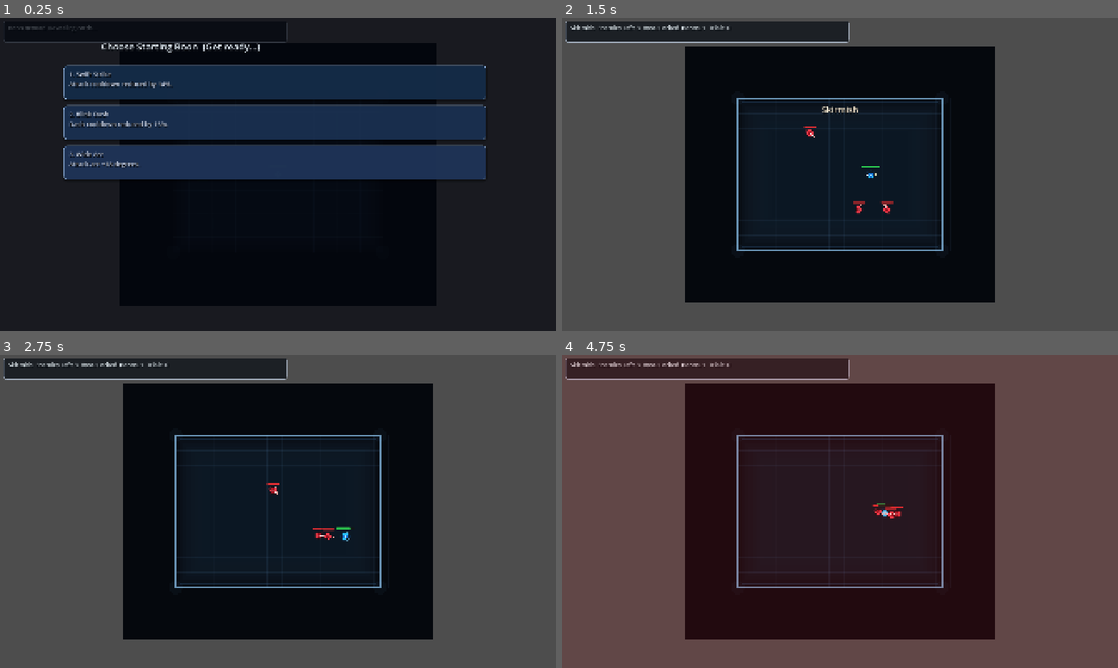
Above: before the commit, frames 1-4 (two rows, left to right).
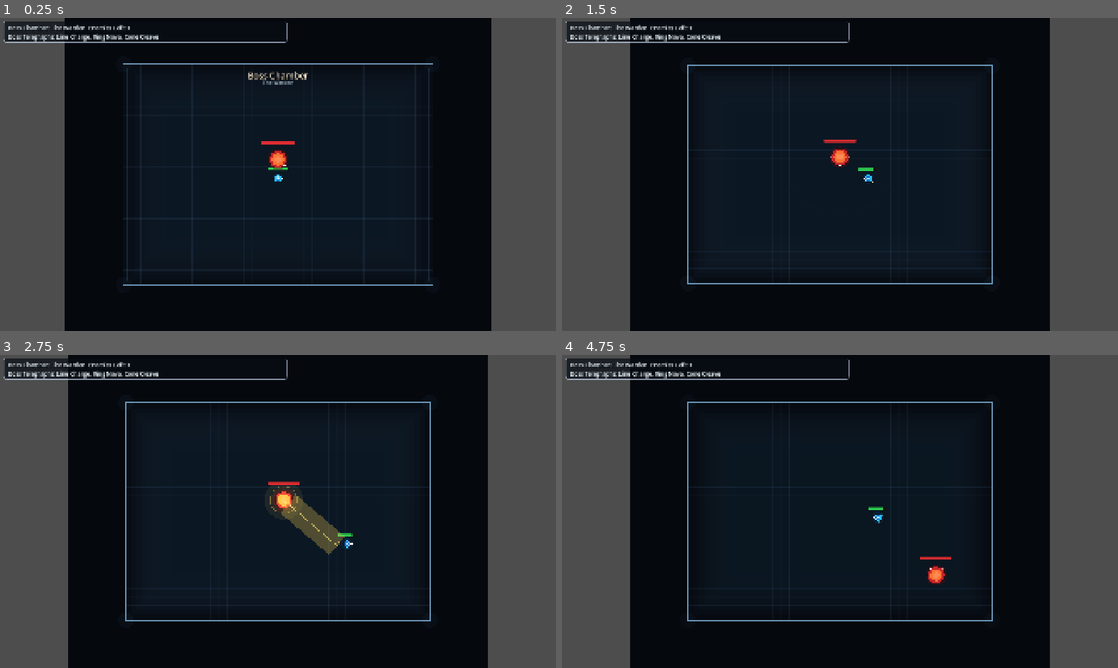
Above: after the commit, the same moments.

Repository: Excellund/AbyssalDescent
Game: Godot game, scene res://scenes/Main.tscn
The game is run twice, just before and just after one commit, with the same random seed, the same clock (stepped at 60 frames per second) and the same inputs. Sound files missing from this copy of the repository are replaced by a short silence.
Inputs (mouse positions are in pixels of both pictures, inside the frame that each line leads up to):
- Up to frame 1 (0.25 s): no input
- Up to frame 2 (1.5 s): tap A (move_left) at 0.5 s; move the mouse to (962, 158) at 0.52 s; hold D (move_right) 0.53-1.28 s; click (962, 158) at 0.6 s; move the mouse to (728, 190) at 1.27 s; hold S (move_down) from 1.28 s (still down); click (728, 190) at 1.35 s
- Up to frame 3 (2.75 s): move the mouse to (333, 442) at 2.02 s; release S (move_down) at 2.03 s; hold D (move_right) from 2.03 s (still down); tap Space (dash) at 2.1 s; click (333, 442) at 2.3 s
- Up to frame 4 (4.75 s): move the mouse to (812, 574) at 2.77 s; release D (move_right) at 2.78 s; hold W (move_up) 2.78-3.53 s; tap E (interact) at 2.85 s; click (812, 574) at 3.05 s; move the mouse to (1006, 558) at 3.52 s; hold A (move_left) from 3.53 s (still down); click (1006, 558) at 3.6 s; move the mouse to (673, 464) at 4.27 s; click (673, 464) at 4.35 s

The runs differ from the first frame. In frame 1, 51% of the frame differs, in the area x 0-100%, y 0-100%; in frame 2, 31%; in frame 3, 32%; in frame 4, 65%, in the area x 0-88%, y 0-100%.

Commit message:
Improve boss AI, enrage, visuals and arena handling

Diff:
--- a/scenes/Main.tscn
+++ b/scenes/Main.tscn
@@ -11,5 +11,6 @@
 boss_room_music = ExtResource("3_vcsgt")
 music_volume_db = -50.0
 debug_start_power_ids = PackedStringArray("razor_wind", "rupture_wave", "execution_edge")
+debug_run_state = 1
 
 [node name="Player" parent="." unique_id=1831438957 instance=ExtResource("1_elqb8")]
--- a/scripts/enemy_boss.gd
+++ b/scripts/enemy_boss.gd
@@ -10,28 +10,31 @@
 const ATTACK_CLEAVE := 2
 
 @export var boss_max_health: int = 520
-@export var move_speed: float = 110.0
+@export var move_speed: float = 124.0
 @export var acceleration: float = 900.0
 @export var deceleration: float = 1300.0
 @export var preferred_distance: float = 210.0
-@export var action_cooldown: float = 1.0
-
-@export var charge_windup: float = 0.95
-@export var charge_speed: float = 560.0
-@export var charge_duration: float = 0.55
+@export var action_cooldown: float = 0.78
+
+@export var charge_windup: float = 0.84
+@export var charge_speed: float = 640.0
+@export var charge_duration: float = 0.58
 @export var charge_width: float = 40.0
-@export var charge_damage: int = 24
-
-@export var nova_windup: float = 1.05
-@export var nova_radius: float = 160.0
-@export var nova_damage: int = 30
-
-@export var cleave_windup: float = 0.8
-@export var cleave_range: float = 190.0
-@export var cleave_arc_degrees: float = 120.0
-@export var cleave_damage: int = 20
-
-@export var recover_time: float = 0.7
+@export var charge_damage: int = 28
+
+@export var nova_windup: float = 0.9
+@export var nova_radius: float = 172.0
+@export var nova_damage: int = 34
+
+@export var cleave_windup: float = 0.7
+@export var cleave_range: float = 212.0
+@export var cleave_arc_degrees: float = 132.0
+@export var cleave_damage: int = 24
+
+@export var recover_time: float = 0.5
+@export var arena_size: Vector2 = Vector2(1260.0, 900.0)
+@export var edge_soft_margin: float = 170.0
+@export var edge_hard_margin: float = 105.0
 
 var boss_state: int = STATE_IDLE
 var state_time_left: float = 0.0
@@ -41,6 +44,11 @@
 var locked_direction: Vector2 = Vector2.RIGHT
 var telegraph_alpha: float = 0.0
 var charge_hit_applied: bool = false
+var attack_afterglow_time_left: float = 0.0
+var attack_afterglow_duration: float = 0.54
+var impact_burst_time_left: float = 0.0
+var impact_burst_duration: float = 0.2
+var last_attack_for_fx: int = ATTACK_CHARGE
 
 
 func _ready() -> void:
@@ -78,6 +86,9 @@
 		STATE_RECOVER:
 			_process_recover_state(delta)
 
+	attack_afterglow_time_left = maxf(0.0, attack_afterglow_time_left - delta)
+	impact_burst_time_left = maxf(0.0, impact_burst_time_left - delta)
+
 	queue_redraw()
 
 
@@ -85,11 +96,34 @@
 	var to_target := target.global_position - global_position
 	var distance := to_target.length()
 	var desired_velocity := Vector2.ZERO
+	var enrage_t: float = _get_enrage_ratio()
+	var speed_mult: float = lerpf(1.0, 1.22, enrage_t)
+	var inward_bias := _get_inward_edge_bias()
+	var wall_pressure := inward_bias.length()
+
+	if wall_pressure > 0.0:
+		desired_velocity += inward_bias * move_speed * (0.95 + wall_pressure * 0.6)
 
 	if distance > preferred_distance + 24.0:
-		desired_velocity = to_target.normalized() * move_speed
+		desired_velocity += to_target.normalized() * move_speed * speed_mult
 	elif distance < preferred_distance - 36.0:
-		desired_velocity = -to_target.normalized() * (move_speed * 0.7)
+		var retreat_dir := -to_target.normalized()
+		if _can_move_in_direction(retreat_dir, 22.0):
+			desired_velocity += retreat_dir * (move_speed * 0.74 * speed_mult)
+		else:
+			# When pinned near map edges, strafe instead of backing into walls.
+			var lateral := Vector2(-retreat_dir.y, retreat_dir.x)
+			var left_clear := _can_move_in_direction(lateral, 18.0)
+			var right_clear := _can_move_in_direction(-lateral, 18.0)
+			if left_clear and not right_clear:
+				desired_velocity += lateral * (move_speed * 0.62 * speed_mult)
+			elif right_clear and not left_clear:
+				desired_velocity += -lateral * (move_speed * 0.62 * speed_mult)
+			elif left_clear and right_clear:
+				desired_velocity += lateral * (move_speed * 0.62 * speed_mult)
+
+	if wall_pressure > 0.62 and desired_velocity.length_squared() > 0.000001:
+		desired_velocity = desired_velocity.normalized() * move_speed * speed_mult
 
 	var move_rate := acceleration if desired_velocity != Vector2.ZERO else deceleration
 	velocity = velocity.move_toward(desired_velocity, move_rate * delta)
@@ -99,20 +133,21 @@
 		locked_direction = to_target.normalized()
 		visual_facing_direction = locked_direction
 
-	if cooldown_left <= 0.0:
+	if cooldown_left <= 0.0 and wall_pressure < 0.65:
 		_start_next_attack(distance)
 
 
 func _start_next_attack(distance_to_target: float) -> void:
+	var enrage_t: float = _get_enrage_ratio()
 	if distance_to_target > 270.0:
 		active_attack = ATTACK_CHARGE
 	elif distance_to_target < 120.0:
-		active_attack = ATTACK_NOVA if randf() < 0.68 else ATTACK_CLEAVE
+		active_attack = ATTACK_NOVA if randf() < lerpf(0.66, 0.8, enrage_t) else ATTACK_CLEAVE
 	else:
 		var roll := randf()
-		if roll < 0.4:
+		if roll < lerpf(0.34, 0.24, enrage_t):
 			active_attack = ATTACK_CLEAVE
-		elif roll < 0.72:
+		elif roll < lerpf(0.72, 0.82, enrage_t):
 			active_attack = ATTACK_CHARGE
 		else:
 			active_attack = ATTACK_NOVA
@@ -146,10 +181,14 @@
 func _enter_attack_state() -> void:
 	boss_state = STATE_ATTACK
 	attack_anim_time_left = attack_anim_duration
+	last_attack_for_fx = active_attack
+	attack_afterglow_time_left = attack_afterglow_duration
+	impact_burst_time_left = impact_burst_duration
+	var enrage_t: float = _get_enrage_ratio()
 	match active_attack:
 		ATTACK_CHARGE:
-			state_time_left = charge_duration
-			velocity = locked_direction * charge_speed
+			state_time_left = charge_duration * lerpf(1.0, 0.84, enrage_t)
+			velocity = locked_direction * charge_speed * lerpf(1.0, 1.18, enrage_t)
 		ATTACK_NOVA:
 			state_time_left = 0.05
 			velocity = Vector2.ZERO
@@ -163,7 +202,7 @@
 func _process_attack_state(delta: float) -> void:
 	match active_attack:
 		ATTACK_CHARGE:
-			velocity = locked_direction * charge_speed
+			velocity = locked_direction * charge_speed * lerpf(1.0, 1.18, _get_enrage_ratio())
 			move_and_slide()
 			_apply_charge_hit()
 		_:
@@ -173,16 +212,18 @@
 	state_time_left = maxf(0.0, state_time_left - delta)
 	if state_time_left <= 0.0:
 		boss_state = STATE_RECOVER
-		state_time_left = recover_time
+		state_time_left = recover_time * lerpf(1.0, 0.72, _get_enrage_ratio())
 
 
 func _process_recover_state(delta: float) -> void:
-	velocity = velocity.move_toward(Vector2.ZERO, deceleration * delta)
+	var inward_bias := _get_inward_edge_bias()
+	var recover_target := inward_bias * move_speed * 0.58
+	velocity = velocity.move_toward(recover_target, deceleration * delta)
 	move_and_slide()
 	state_time_left = maxf(0.0, state_time_left - delta)
 	if state_time_left <= 0.0:
 		boss_state = STATE_IDLE
-		cooldown_left = action_cooldown
+		cooldown_left = action_cooldown * lerpf(1.0, 0.62, _get_enrage_ratio())
 
 
 func _apply_charge_hit() -> void:
@@ -263,16 +304,54 @@
 	return point.distance_to(closest)
 
 
+func _can_move_in_direction(direction: Vector2, probe_distance: float) -> bool:
+	if direction.length_squared() <= 0.000001:
+		return true
+	var move_dir := direction.normalized()
+	return not test_move(global_transform, move_dir * probe_distance)
+
+
+func _get_inward_edge_bias() -> Vector2:
+	var half := arena_size * 0.5
+	if half.x <= 0.0 or half.y <= 0.0:
+		return Vector2.ZERO
+
+	var x_to_edge := half.x - absf(global_position.x)
+	var y_to_edge := half.y - absf(global_position.y)
+	var x_pressure := clampf((edge_soft_margin - x_to_edge) / maxf(1.0, edge_soft_margin - edge_hard_margin), 0.0, 1.0)
+	var y_pressure := clampf((edge_soft_margin - y_to_edge) / maxf(1.0, edge_soft_margin - edge_hard_margin), 0.0, 1.0)
+
+	var bias := Vector2.ZERO
+	if x_pressure > 0.0:
+		bias.x = -signf(global_position.x) * x_pressure
+	if y_pressure > 0.0:
+		bias.y = -signf(global_position.y) * y_pressure
+
+	if bias.length_squared() <= 0.000001:
+		return Vector2.ZERO
+	return bias.normalized() * maxf(x_pressure, y_pressure)
+
+
 func _get_windup_time(attack_id: int) -> float:
+	var enrage_t: float = _get_enrage_ratio()
 	match attack_id:
 		ATTACK_CHARGE:
-			return charge_windup
+			return charge_windup * lerpf(1.0, 0.82, enrage_t)
 		ATTACK_NOVA:
-			return nova_windup
+			return nova_windup * lerpf(1.0, 0.84, enrage_t)
 		ATTACK_CLEAVE:
-			return cleave_windup
+			return cleave_windup * lerpf(1.0, 0.8, enrage_t)
 		_:
 			return 0.7
+
+
+func _get_enrage_ratio() -> float:
+	var health_ratio: float = float(_get_current_health()) / maxf(1.0, float(max_health))
+	if health_ratio >= 0.7:
+		return 0.0
+	if health_ratio <= 0.25:
+		return 1.0
+	return clampf((0.7 - health_ratio) / 0.45, 0.0, 1.0)
 
 
 func _draw() -> void:
@@ -281,6 +360,9 @@
 	var facing := visual_facing_direction if visual_facing_direction.length_squared() > 0.000001 else Vector2.RIGHT
 	var body_color := COLOR_BOSS_BODY
 	var core_color := COLOR_BOSS_CORE
+	var threat_t := telegraph_alpha if boss_state == STATE_TELEGRAPH else 0.0
+	var threat_pulse := 0.5 + 0.5 * sin(float(Time.get_ticks_msec()) * 0.016)
+	var enrage_t: float = _get_enrage_ratio()
 
 	if boss_state == STATE_TELEGRAPH:
 		body_color = COLOR_BOSS_BODY_TELEGRAPH
@@ -288,9 +370,22 @@
 	if boss_state == STATE_ATTACK:
 		body_color = COLOR_BOSS_BODY_ATTACK
 		core_color = COLOR_BOSS_CORE_ATTACK
+	if enrage_t > 0.0:
+		body_color = body_color.lerp(COLOR_BOSS_BODY_ATTACK, enrage_t * 0.35)
+		core_color = core_color.lerp(COLOR_BOSS_CORE_ATTACK, enrage_t * 0.48)
+
+	_draw_enrage_scaling_indicator(body_radius, facing, enrage_t)
+
+	# Persistent menace halo during telegraph to imply severe punishment on mistakes.
+	if boss_state == STATE_TELEGRAPH:
+		var halo_radius := body_radius + 16.0 + threat_t * 8.0
+		draw_circle(Vector2.ZERO, halo_radius, Color(1.0, 0.2, 0.08, 0.06 + threat_t * 0.1))
+		draw_arc(Vector2.ZERO, halo_radius + 3.0, 0.0, TAU, 48, Color(1.0, 0.82, 0.45, 0.28 + threat_t * 0.26 + threat_pulse * 0.08), 2.6)
 
 	draw_circle(Vector2.ZERO, body_radius + 9.0, COLOR_BOSS_GLOW)
 	_draw_common_body(body_radius, body_color, core_color, facing)
+	_draw_attack_afterglow(facing)
+	_draw_attack_impact_burst(facing)
 
 	if boss_state == STATE_TELEGRAPH:
 		_draw_attack_telegraph()
@@ -376,3 +471,91 @@
 			var inner_radius := cleave_range * 0.4
 			draw_line(Vector2.ZERO, locked_direction.rotated(-half_arc) * inner_radius, Color(COLOR_BOSS_CLEAVE_OUTLINE.r, COLOR_BOSS_CLEAVE_OUTLINE.g, COLOR_BOSS_CLEAVE_OUTLINE.b, alpha * 0.6), 1.5)
 			draw_line(Vector2.ZERO, locked_direction.rotated(half_arc) * inner_radius, Color(COLOR_BOSS_CLEAVE_OUTLINE.r, COLOR_BOSS_CLEAVE_OUTLINE.g, COLOR_BOSS_CLEAVE_OUTLINE.b, alpha * 0.6), 1.5)
+
+
+func _draw_attack_afterglow(facing: Vector2) -> void:
+	if attack_afterglow_time_left <= 0.0:
+		return
+	var t := clampf(attack_afterglow_time_left / maxf(attack_afterglow_duration, 0.001), 0.0, 1.0)
+	var fade := t * t
+	var side := Vector2(-facing.y, facing.x)
+	match last_attack_for_fx:
+		ATTACK_CHARGE:
+			var glow_len := 94.0 + 58.0 * t
+			var tail_alpha := 0.24 * fade
+			draw_line(-facing * 6.0, -facing * glow_len, Color(1.0, 0.66, 0.28, tail_alpha), 12.0)
+			draw_line(-facing * 3.0, -facing * (glow_len * 0.82), Color(1.0, 0.9, 0.56, tail_alpha * 1.35), 4.0)
+		ATTACK_NOVA:
+			var ring_radius := nova_radius * (1.0 + (1.0 - t) * 0.45)
+			draw_arc(Vector2.ZERO, ring_radius, 0.0, TAU, 56, Color(1.0, 0.52, 0.2, 0.42 * fade), 5.0)
+			draw_circle(Vector2.ZERO, ring_radius * 0.66, Color(1.0, 0.35, 0.12, 0.09 * fade))
+		ATTACK_CLEAVE:
+			var half_arc := deg_to_rad(cleave_arc_degrees * 0.5)
+			var outer := cleave_range * (0.92 + (1.0 - t) * 0.22)
+			var a0 := facing.angle() - half_arc
+			var a1 := facing.angle() + half_arc
+			draw_arc(Vector2.ZERO, outer, a0, a1, 28, Color(1.0, 0.7, 0.3, 0.4 * fade), 4.0)
+			draw_line(Vector2.ZERO, facing.rotated(-half_arc) * (outer * 0.7), Color(1.0, 0.76, 0.42, 0.22 * fade), 2.2)
+			draw_line(Vector2.ZERO, facing.rotated(half_arc) * (outer * 0.7), Color(1.0, 0.76, 0.42, 0.22 * fade), 2.2)
+
+
+func _draw_attack_impact_burst(facing: Vector2) -> void:
+	if impact_burst_time_left <= 0.0:
+		return
+	var t := 1.0 - clampf(impact_burst_time_left / maxf(impact_burst_duration, 0.001), 0.0, 1.0)
+	var ease := 1.0 - pow(1.0 - t, 3.0)
+	var burst_alpha := (1.0 - t) * (1.0 - t)
+	var side := Vector2(-facing.y, facing.x)
+	match last_attack_for_fx:
+		ATTACK_CHARGE:
+			var burst_center := facing * (30.0 + ease * 32.0)
+			var burst_r := 18.0 + ease * 28.0
+			draw_circle(burst_center, burst_r, Color(1.0, 0.62, 0.22, 0.26 * burst_alpha))
+			draw_arc(burst_center, burst_r + 4.0, 0.0, TAU, 24, Color(1.0, 0.88, 0.5, 0.6 * burst_alpha), 3.0)
+			draw_line(burst_center + side * 18.0, burst_center + side * 42.0, Color(1.0, 0.84, 0.46, 0.5 * burst_alpha), 2.2)
+			draw_line(burst_center - side * 18.0, burst_center - side * 42.0, Color(1.0, 0.84, 0.46, 0.5 * burst_alpha), 2.2)
+		ATTACK_NOVA:
+			var nova_r := 44.0 + ease * (nova_radius * 0.72)
+			draw_circle(Vector2.ZERO, nova_r, Color(1.0, 0.46, 0.18, 0.2 * burst_alpha))
+			draw_arc(Vector2.ZERO, nova_r, 0.0, TAU, 48, Color(1.0, 0.86, 0.5, 0.68 * burst_alpha), 4.0)
+		ATTACK_CLEAVE:
+			var half_arc := deg_to_rad(cleave_arc_degrees * 0.5)
+			var r := 56.0 + ease * (cleave_range * 0.62)
+			draw_arc(Vector2.ZERO, r, facing.angle() - half_arc, facing.angle() + half_arc, 26, Color(1.0, 0.78, 0.36, 0.72 * burst_alpha), 4.2)
+			draw_line(Vector2.ZERO, facing.rotated(-half_arc * 0.88) * r, Color(1.0, 0.86, 0.5, 0.42 * burst_alpha), 2.8)
+			draw_line(Vector2.ZERO, facing.rotated(half_arc * 0.88) * r, Color(1.0, 0.86, 0.5, 0.42 * burst_alpha), 2.8)
+
+
+func _draw_enrage_scaling_indicator(body_radius: float, facing: Vector2, enrage_t: float) -> void:
+	if enrage_t <= 0.0:
+		return
+
+	var pulse := 0.5 + 0.5 * sin(float(Time.get_ticks_msec()) * (0.012 + enrage_t * 0.018))
+	var side := Vector2(-facing.y, facing.x)
+	var aura_radius := body_radius + 13.0 + enrage_t * 14.0
+	var aura_alpha := 0.05 + enrage_t * 0.12 + pulse * 0.05
+
+	# Always-on enrage aura so scaling is readable even out of telegraph windows.
+	draw_circle(Vector2.ZERO, aura_radius, Color(1.0, 0.2, 0.08, aura_alpha))
+	draw_arc(Vector2.ZERO, aura_radius + 2.0, 0.0, TAU, 42, Color(1.0, 0.78, 0.36, 0.2 + enrage_t * 0.35), 2.1 + enrage_t * 1.3)
+
+	var tier: int = _get_enrage_tier(enrage_t)
+	var pip_anchor := -facing * (body_radius + 18.0)
+	for i in range(3):
+		var offset := side * ((float(i) - 1.0) * 10.0)
+		var pip_pos := pip_anchor + offset
+		var lit: bool = i < tier
+		var pip_color := Color(1.0, 0.42, 0.14, 0.88) if lit else Color(0.44, 0.2, 0.16, 0.45)
+		draw_circle(pip_pos, 2.9, pip_color)
+		if lit:
+			draw_arc(pip_pos, 5.0, 0.0, TAU, 18, Color(1.0, 0.86, 0.54, 0.62), 1.4)
+
+
+func _get_enrage_tier(enrage_t: float) -> int:
+	if enrage_t >= 0.85:
+		return 3
+	if enrage_t >= 0.5:
+		return 2
+	if enrage_t > 0.0:
+		return 1
+	return 0
--- a/scripts/world_generator.gd
+++ b/scripts/world_generator.gd
@@ -459,6 +459,7 @@
 	boss.global_position = Vector2(0.0, -30.0)
 	add_child(boss)
 	boss.set("target", player)
+	boss.set("arena_size", current_room_size)
 	if boss.has_signal("died"):
 		boss.died.connect(_on_room_enemy_died)
 
